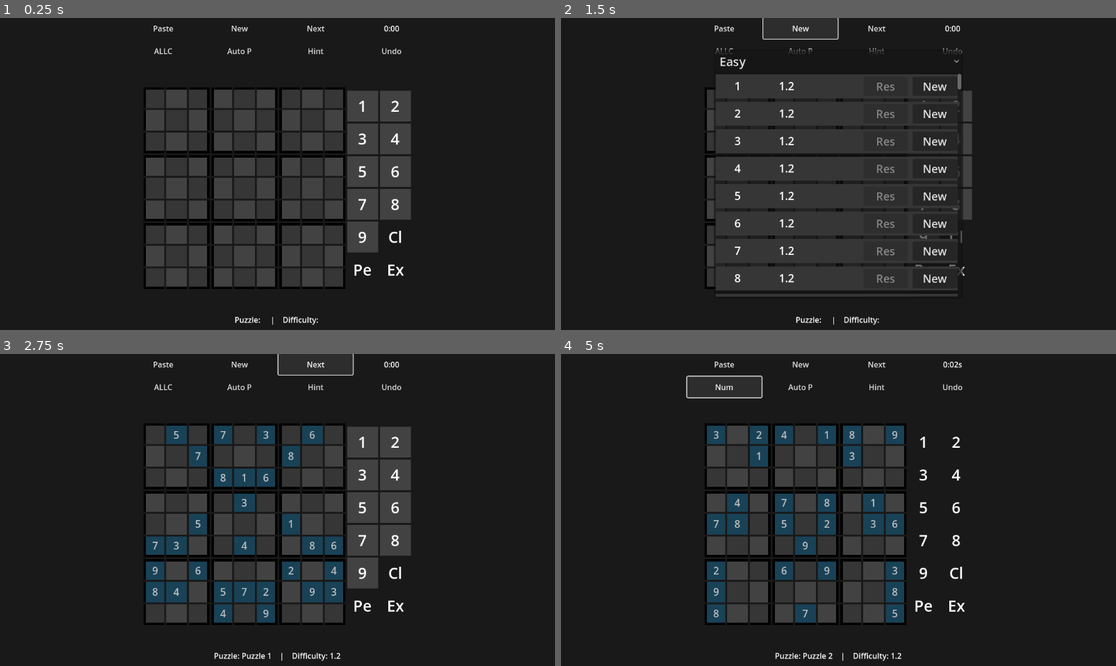
Above: before the commit, frames 1-4 (two rows, left to right).
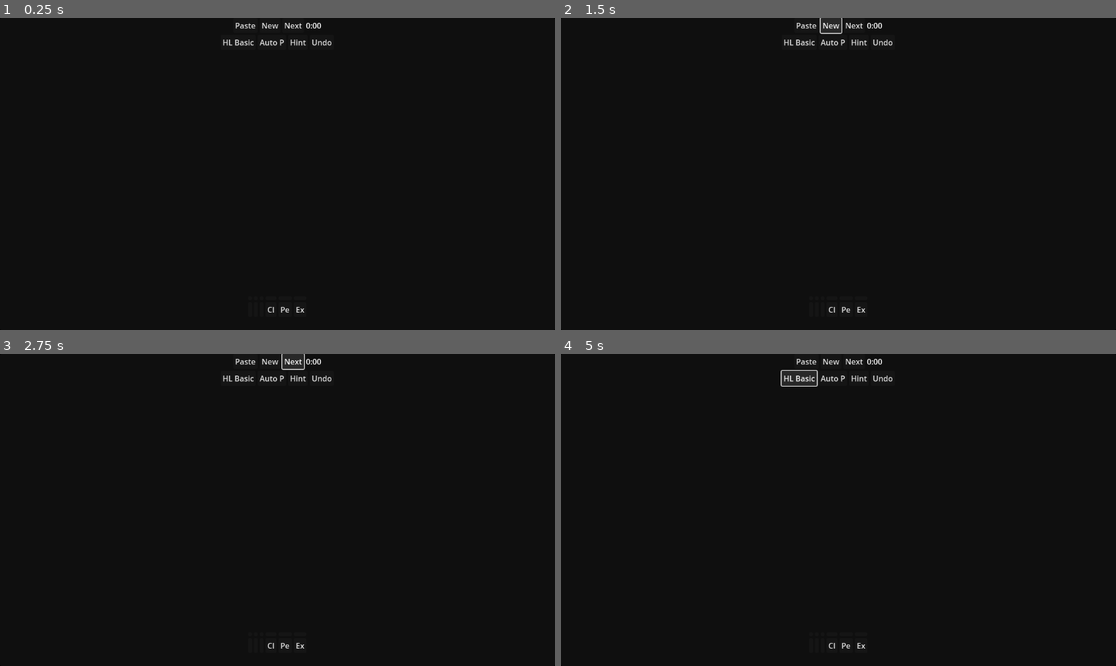
Above: after the commit, the same moments.

Repository: emmertex/nice_sudoku
Game: Godot game, scene res://game_screen.tscn
Two runs of this game, one before a commit and one after it. Both use one fixed random seed, a clock stepped at 60 frames per second and the inputs below.
Inputs:
- Up to frame 1 (0.25 s): no input
- Up to frame 2 (1.5 s): click "New" at 0.5 s; click "New" at 1.25 s
- Up to frame 3 (2.75 s): click "Next" at 2 s
- Up to frame 4 (5 s): click "Next" at 2.75 s; click "Paste" at 3.5 s; click "ALLC" (after the commit: "HL Basic") at 4.25 s

The runs differ from the first frame. In frame 1, 23% of the frame differs, in the area x 26-75%, y 1-99%; in frame 2, 27%, in the area x 26-75%, y 0-99%; in frame 3, 24%; in frame 4, 20%.
Error after the commit: Parse Error: Could not parse global class "Sudoku" from "res://sudoku_code.gd". (res://game_screen.gd:33)

Commit message:
Fix test runner shebang; validate puzzle data on load; apply exclude masks to candidates after eliminations; correct hidden singles bitmask; no functional UI changes yet

Diff:
--- a/sudoku_code.gd
+++ b/sudoku_code.gd
@@ -83,9 +83,9 @@
 	return false
 
 func load_puzzle_from_dictionary(_puzzle_data: Dictionary, puzzle_index: int = 0) -> bool:
-	if puzzle_data.is_empty():
-		print("Invalid puzzle data")
-		return false
+    if _puzzle_data == null or not _puzzle_data.has("grid"):
+        print("Invalid puzzle data")
+        return false
 	_init()
 	grid = _puzzle_data["grid"]
 	original_grid = grid.duplicate(true)
@@ -380,10 +380,10 @@
 	for r in range(9):
 		var row_cands = []
 		for c in range(9):
-			var cands = sbrc_grid.get_candidates_for_cell(r, c).clone()
+            var cands = sbrc_grid.get_candidates_for_cell(r, c).clone()
 			var bits_to_exclude = exclude_bits[r][c]
 			if bits_to_exclude > 0:
-				cands.data &= ~bits_to_exclude
+                cands.data[0] &= ~bits_to_exclude
 			row_cands.append(cands)
 		temp_candidates.append(row_cands)
 
@@ -715,7 +715,7 @@
 			return true
 
 	# Elimination hints
-	if not hint.elim_cells.is_empty() and not hint.elim_numbers.is_empty():
+    if not hint.elim_cells.is_empty() and not hint.elim_numbers.is_empty():
 		var changed = false
 		for cell in hint.elim_cells:
 			for num in hint.elim_numbers:
@@ -723,7 +723,13 @@
 					set_exclude_mark(cell.x, cell.y, num, true)
 					changed = true
 		if changed:
-			sbrc_grid.update_grid(grid) # Re-evaluate candidates
-			return true
+            sbrc_grid.update_grid(grid) # Re-evaluate candidates
+            # After updating, also apply current exclude_bits to candidate masks
+            for r in range(9):
+                for c in range(9):
+                    var bits_to_exclude = exclude_bits[r][c]
+                    if bits_to_exclude > 0:
+                        sbrc_grid.candidates[r][c].data[0] &= ~bits_to_exclude
+            return true
 
 	return false
Not shown, changed: .gitignore
Not shown, changed: run_tests.sh
